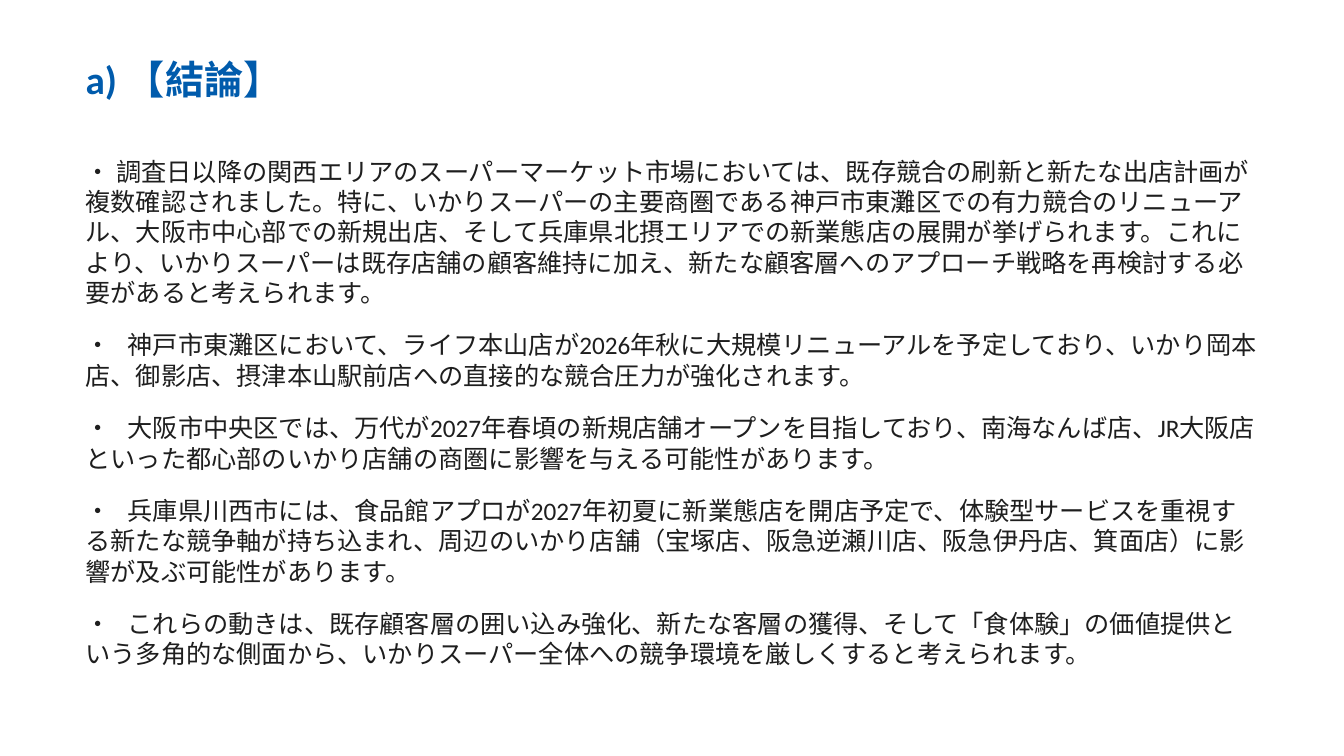
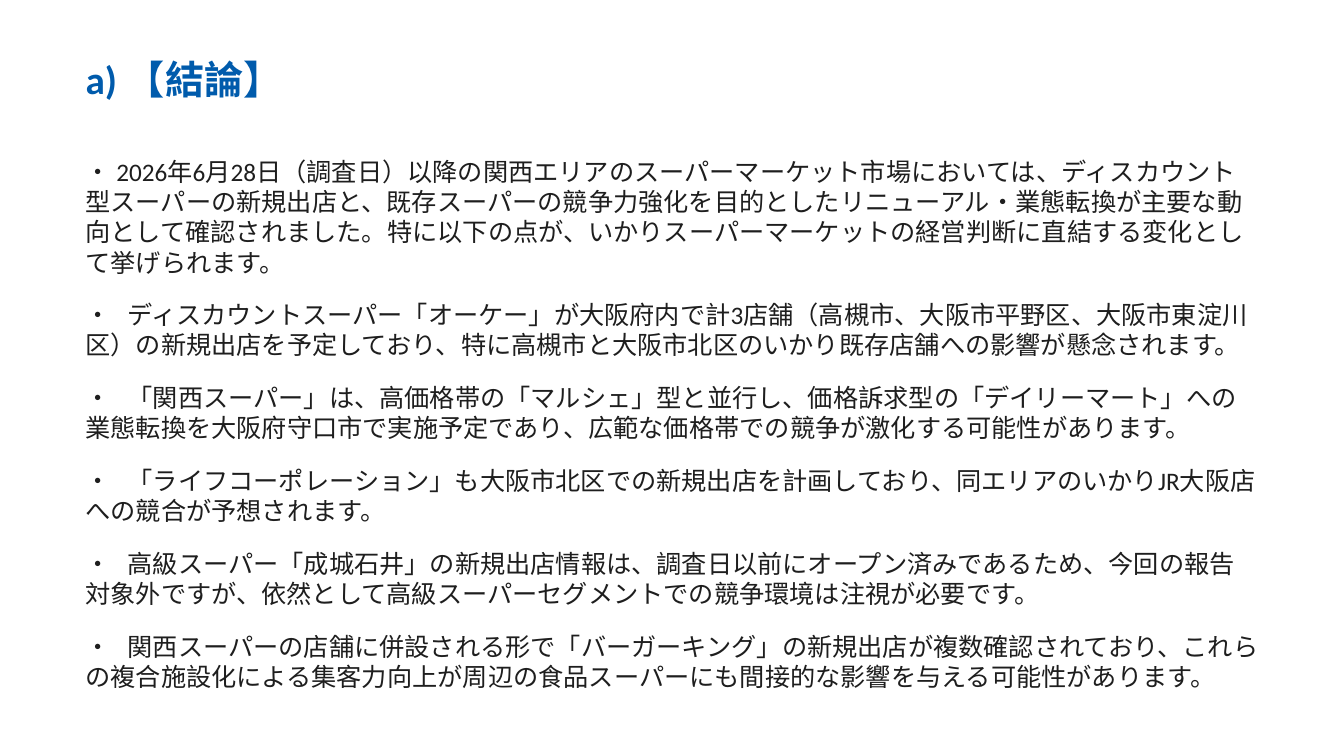
Before and after one commit to yutatbgt-bit/Competitive-research, a slide deck: slide 2 of report/2026_06_28_competitive_report_no_limit.pptx. Drawn at 1344x756 pixels with LibreOffice and Linux fonts; fonts in the diff are those of the drawing. Boxes give left, top, right and bottom in pixels: in the first picture for what was removed or moved away, otherwise in the second. Text is boxed around its words. In the diff, an @@ line names an element or a change of style, - is before the commit and + after.

```diff
--- a/report/2026_06_28_competitive_report_no_limit.pptx
+++ b/report/2026_06_28_competitive_report_no_limit.pptx
@@ text at box(86, 160, 1259, 658): text changed @@
-・ 調査日以降の関西エリアのスーパーマーケット市場においては、既存競合の刷新と新たな出店計画が複数確認されました。特に、いかりスーパーの主要商圏である神戸市東灘区での有力競合のリニューアル、大阪市中心部での新規出店、そして兵庫県北摂エリアでの新業態店の展開が挙げられます。これにより、いかりスーパーは既存店舗の顧客維持に加え、新たな顧客層へのアプローチ戦略を再検討する必要があると考えられます。
-・ 神戸市東灘区において、ライフ本山店が2026年秋に大規模リニューアルを予定しており、いかり岡本店、御影店、摂津本山駅前店への直接的な競合圧力が強化されます。
-・ 大阪市中央区では、万代が2027年春頃の新規店舗オープンを目指しており、南海なんば店、JR大阪店といった都心部のいかり店舗の商圏に影響を与える可能性があります。
-・ 兵庫県川西市には、食品館アプロが2027年初夏に新業態店を開店予定で、体験型サービスを重視する新たな競争軸が持ち込まれ、周辺のいかり店舗（宝塚店、阪急逆瀬川店、阪急伊丹店、箕面店）に影響が及ぶ可能性があります。
-・ これらの動きは、既存顧客層の囲い込み強化、新たな客層の獲得、そして「食体験」の価値提供という多角的な側面から、いかりスーパー全体への競争環境を厳しくすると考えられます。
+・ 2026年6月28日（調査日）以降の関西エリアのスーパーマーケット市場においては、ディスカウント型スーパーの新規出店と、既存スーパーの競争力強化を目的としたリニューアル・業態転換が主要な動向として確認されました。特に以下の点が、いかりスーパーマーケットの経営判断に直結する変化として挙げられます。
+・ ディスカウントスーパー「オーケー」が大阪府内で計3店舗（高槻市、大阪市平野区、大阪市東淀川区）の新規出店を予定しており、特に高槻市と大阪市北区のいかり既存店舗への影響が懸念されます。
+・ 「関西スーパー」は、高価格帯の「マルシェ」型と並行し、価格訴求型の「デイリーマート」への業態転換を大阪府守口市で実施予定であり、広範な価格帯での競争が激化する可能性があります。
+・ 「ライフコーポレーション」も大阪市北区での新規出店を計画しており、同エリアのいかりJR大阪店への競合が予想されます。
+・ 高級スーパー「成城石井」の新規出店情報は、調査日以前にオープン済みであるため、今回の報告対象外ですが、依然として高級スーパーセグメントでの競争環境は注視が必要です。
+・ 関西スーパーの店舗に併設される形で「バーガーキング」の新規出店が複数確認されており、これらの複合施設化による集客力向上が周辺の食品スーパーにも間接的な影響を与える可能性があります。
```
Also in this commit, not shown: 4 other slides changed, 1 slide added, 7 other files.
